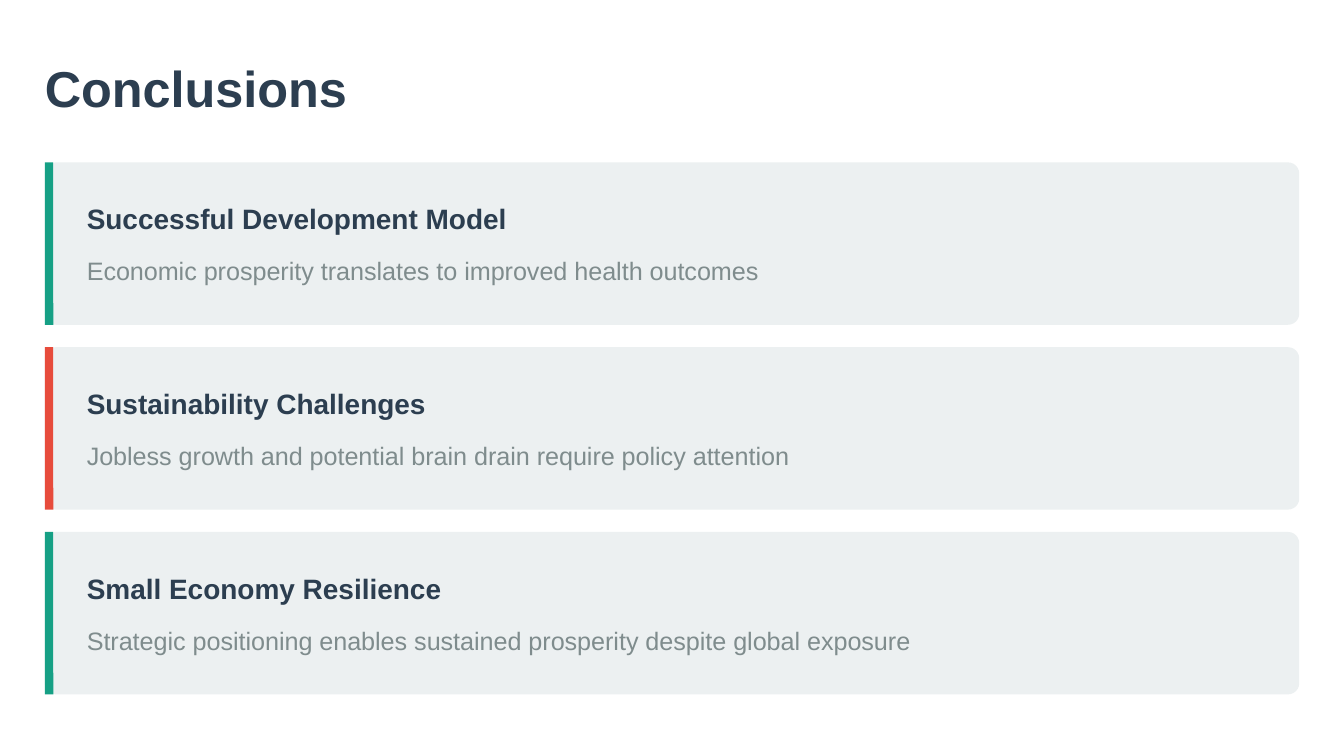
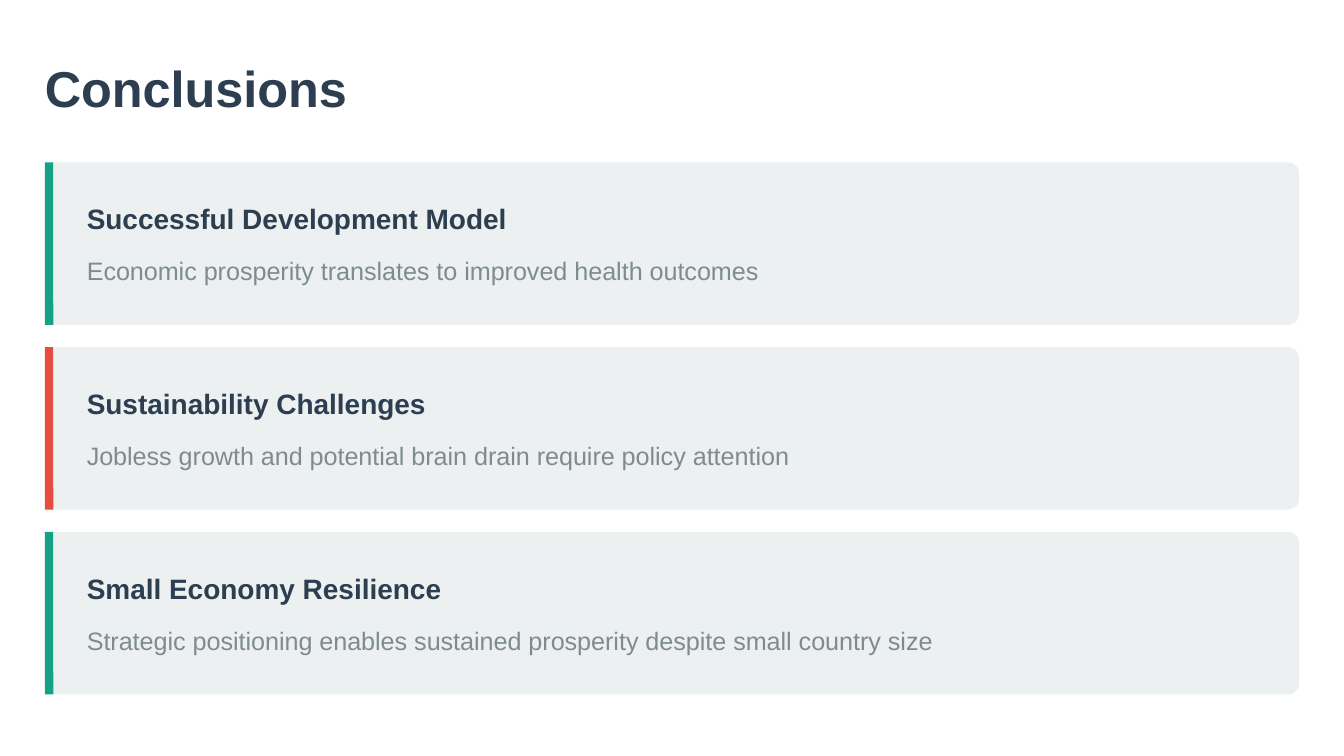
Before and after one commit to SexomQ/ExploratoryDataAnalysis, a slide deck: slide 10 of Reports & Presentations/Luxembourg_Development_EDA_Presentation.pptx. Drawn at 1344x756 pixels with LibreOffice and Linux fonts; fonts in the diff are those of the drawing. Boxes give left, top, right and bottom in pixels: in the first picture for what was removed or moved away, otherwise in the second. Text is boxed around its words. In the diff, an @@ line names an element or a change of style, - is before the commit and + after.

```diff
--- a/Reports & Presentations/Luxembourg_Development_EDA_Presentation.pptx
+++ b/Reports & Presentations/Luxembourg_Development_EDA_Presentation.pptx
@@ text at (x1=87, y1=632, x2=933, y2=655): text changed @@
-Strategic positioning enables sustained prosperity despite global exposure
+Strategic positioning enables sustained prosperity despite small country size
```
Also in this commit, not shown: 5 other slides changed, 2 other files.
